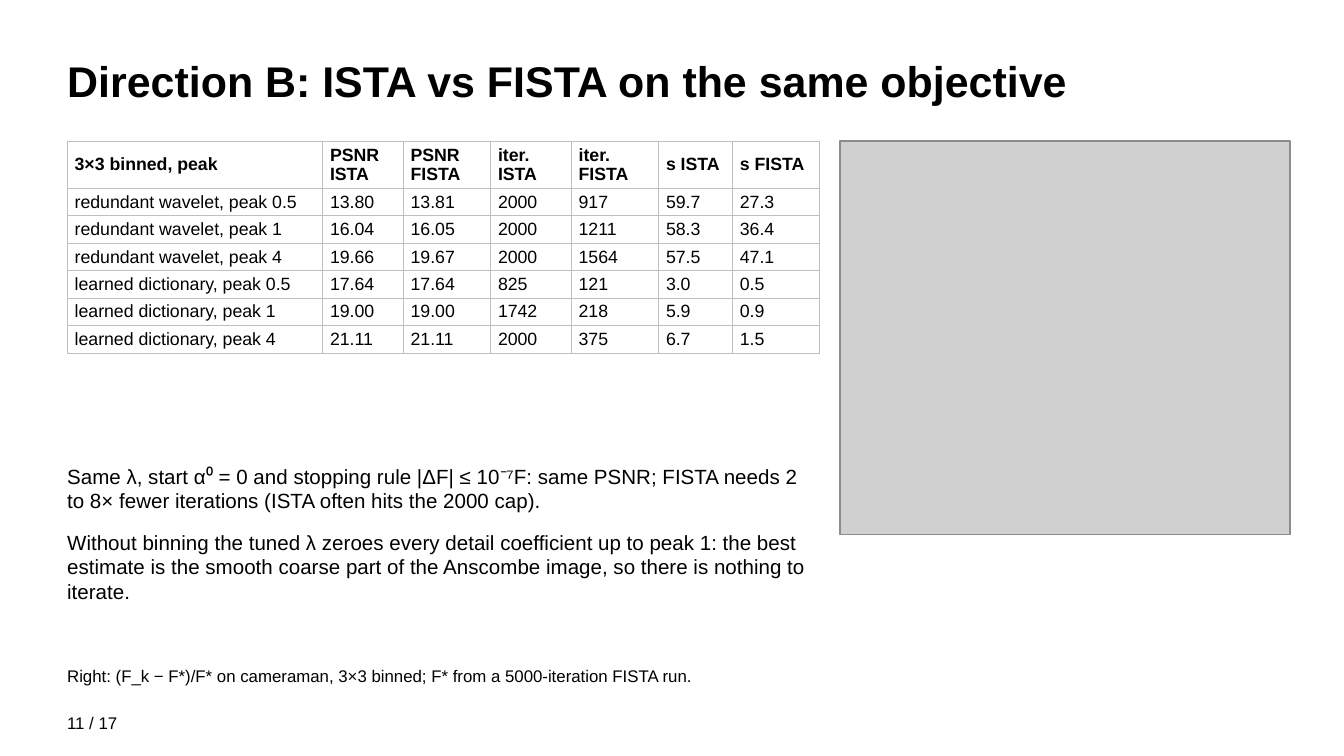
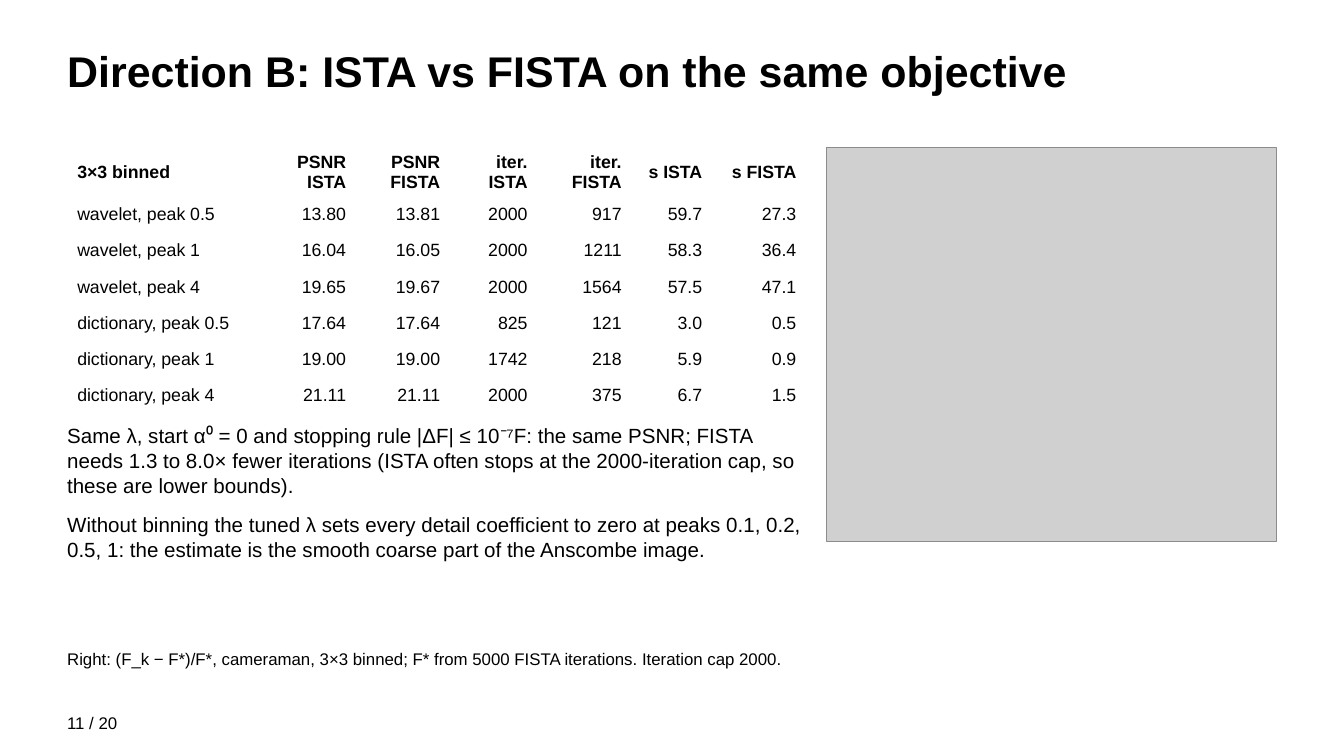
Before and after one commit to tarantulass/EE779-Poisson-Denoising, a slide deck: slide 11 of output/EE779_results.pptx. Drawn at 1344x756 pixels with LibreOffice and Linux fonts; fonts in the diff are those of the drawing; grey boxes stand for pictures. Boxes give left, top, right and bottom in pixels: in the first picture for what was removed or moved away, otherwise in the second. Text is boxed around its words. In the diff, an @@ line names an element or a change of style, - is before the commit and + after.

```diff
--- a/output/EE779_results.pptx
+++ b/output/EE779_results.pptx
@@ text "Direction B: ISTA vs FISTA ..." at (x1=67, y1=56, x2=1066, y2=95): vertical alignment middle to top @@
@@ table at (x1=67, y1=148, x2=806, y2=409) @@
-row 1, column 1: 3×3 binned, peak
+row 1, column 1: 3×3 binned
-row 2, column 1: redundant wavelet, peak 0.5
+row 2, column 1: wavelet, peak 0.5
-row 3, column 1: redundant wavelet, peak 1
+row 3, column 1: wavelet, peak 1
-row 4, column 1: redundant wavelet, peak 4
+row 4, column 1: wavelet, peak 4
-row 4, column 2: 19.66
+row 4, column 2: 19.65
-row 5, column 1: learned dictionary, peak 0.5
+row 5, column 1: dictionary, peak 0.5
-row 6, column 1: learned dictionary, peak 1
+row 6, column 1: dictionary, peak 1
-row 7, column 1: learned dictionary, peak 4
+row 7, column 1: dictionary, peak 4
@@ fill none to #FFFFFF in 49 cells @@
@@ alignment left to right @@
@@ borders changed @@
@@ table resized from (x1=67, y1=141, x2=820, y2=353) to (x1=67, y1=148, x2=806, y2=409) @@
@@ picture moved from (x1=840, y1=141, x2=1290, y2=535) to (x1=827, y1=148, x2=1277, y2=542) @@
@@ text at (x1=67, y1=428, x2=800, y2=562): text changed @@
-Same λ, start α⁰ = 0 and stopping rule |ΔF| ≤ 10⁻⁷F: same PSNR; FISTA needs 2 to 8× fewer iterations (ISTA often hits the 2000 cap).
-Without binning the tuned λ zeroes every detail coefficient up to peak 1: the best estimate is the smooth coarse part of the Anscombe image, so there is nothing to iterate.
+Same λ, start α⁰ = 0 and stopping rule |ΔF| ≤ 10⁻⁷F: the same PSNR; FISTA needs 1.3 to 8.0× fewer iterations (ISTA often stops at the 2000-iteration cap, so these are lower bounds).
+Without binning the tuned λ sets every detail coefficient to zero at peaks 0.1, 0.2, 0.5, 1: the estimate is the smooth coarse part of the Anscombe image.
@@ text at (x1=67, y1=652, x2=781, y2=669): text changed @@
-Right: (F_k − F*)/F* on cameraman, 3×3 binned; F* from a 5000-iteration FISTA run.
+Right: (F_k − F*)/F*, cameraman, 3×3 binned; F* from 5000 FISTA iterations. Iteration cap 2000.
@@ text at (x1=67, y1=717, x2=118, y2=729): text changed @@
-11 / 17
+11 / 20
```
Also in this commit, not shown: 14 other slides changed, 5 slides added, 2 slides removed, 2 other files.
